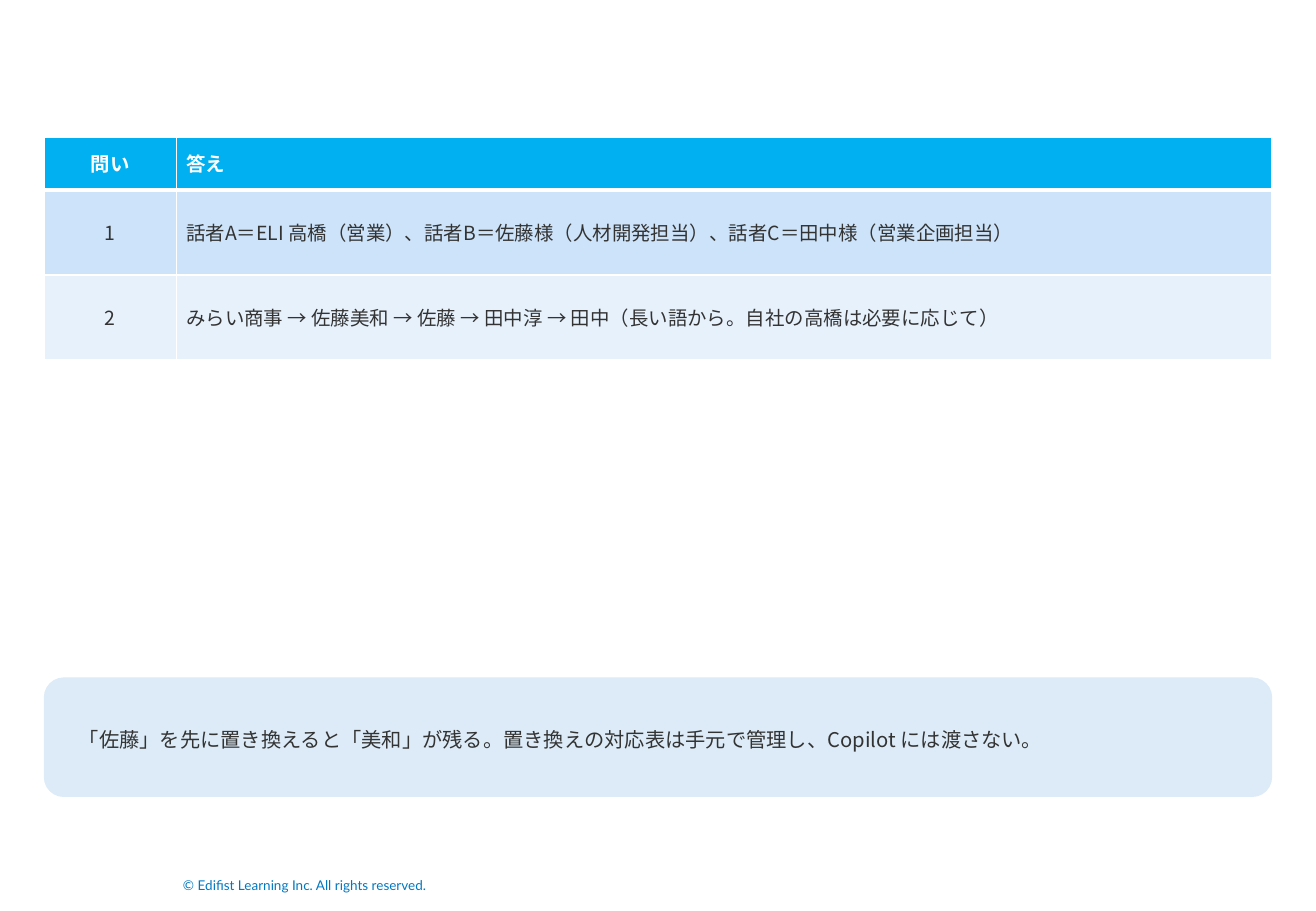
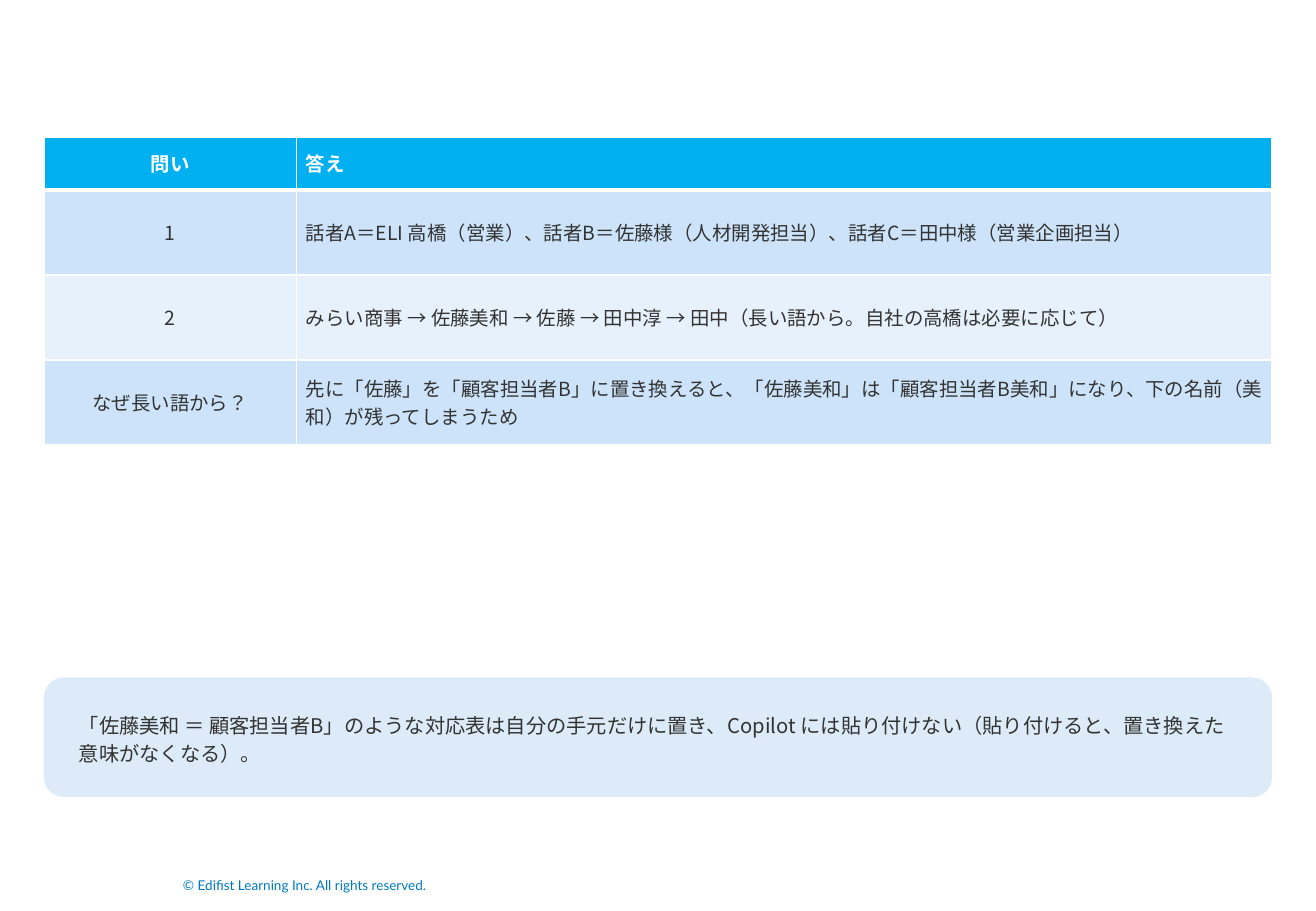
Before and after one commit to Takahashi-eiji-0708/work2026, a slide deck: slide 77 of slides/ソリューション営業のための生成AIセキュア活用実践.pptx. Drawn at 1316x911 pixels with LibreOffice and Linux fonts; fonts in the diff are those of the drawing; background and template pictures are left out. Boxes give left, top, right and bottom in pixels: in the first picture for what was removed or moved away, otherwise in the second. Text is boxed around its words. In the diff, an @@ line names an element or a change of style, - is before the commit and + after.

```diff
--- a/slides/ソリューション営業のための生成AIセキュア活用実践.pptx
+++ b/slides/ソリューション営業のための生成AIセキュア活用実践.pptx
@@ table at bbox=[44, 137, 1272, 446] @@
+row 4: なぜ長い語から？ | 先に「佐藤」を「顧客担当者B」に置き換えると、「佐藤美和」は「顧客担当者B美和」になり、下の名前（美和）が残ってしまうため
@@ text in rounded rectangle at bbox=[79, 716, 1225, 763]: text changed @@
-「佐藤」を先に置き換えると「美和」が残る。置き換えの対応表は手元で管理し、Copilot には渡さない。
+「佐藤美和 ＝ 顧客担当者B」のような対応表は自分の手元だけに置き、Copilot には貼り付けない（貼り付けると、置き換えた意味がなくなる）。
```
Also in this commit, not shown: 1 other slide changed, 15 other files.
